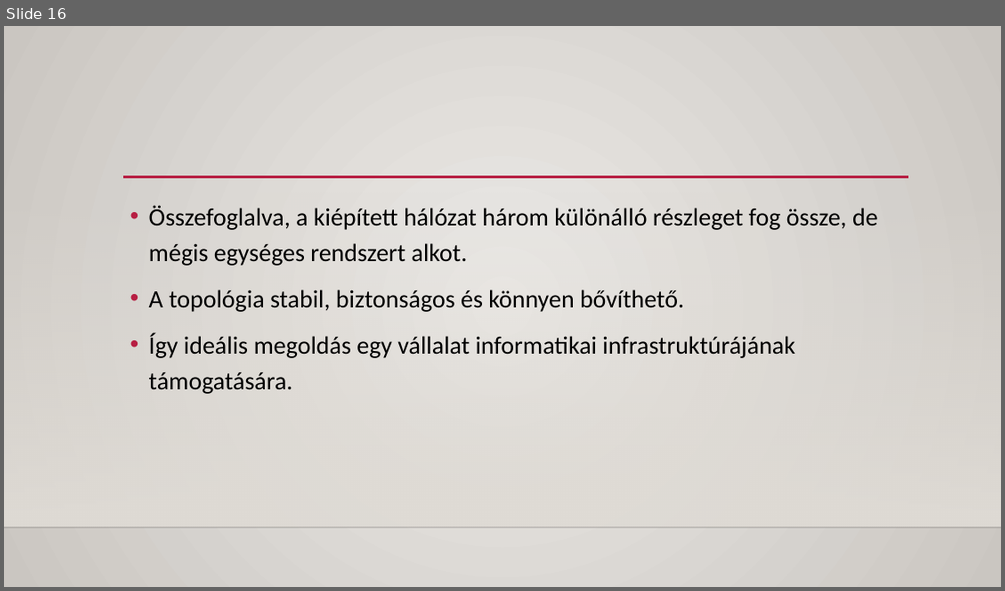
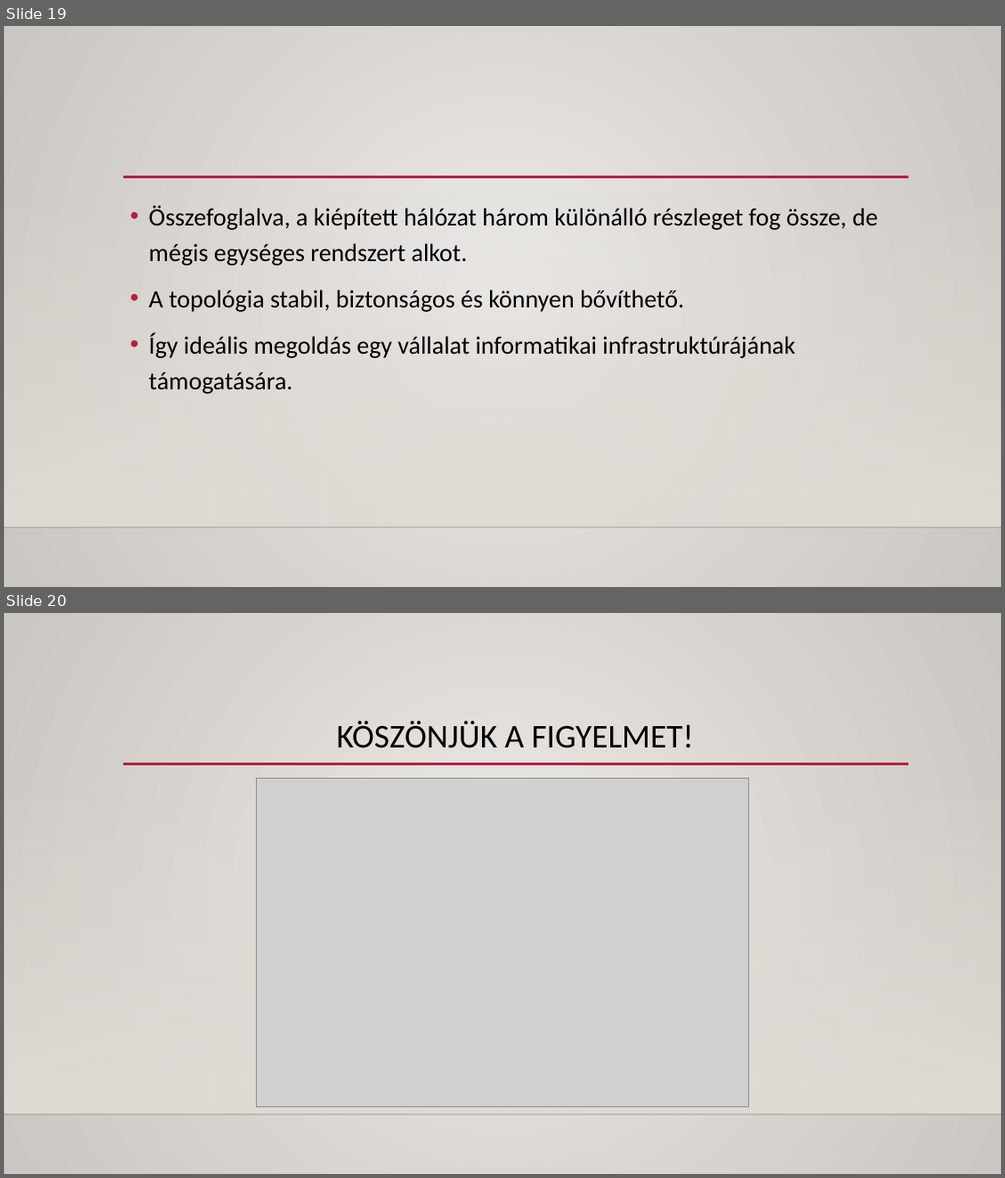
Before and after one commit to Ozen116/Ozen, a slide deck: NETCORE SOLUTION KFT.pptx. Shown one above the other, each under a label of ours: slide 16 before the commit, slides 19 and 20 after it. The pictures are 1005x591 and 1005x1178 pixels, drawn with LibreOffice and Linux fonts; fonts in the diff are those of the drawing; grey boxes stand for pictures; background and template pictures are left out. Boxes give left, top, right and bottom in pixels: in the first picture for what was removed or moved away, otherwise in the second. Text is boxed around its words. In the diff, an @@ line names an element or a change of style, - is before the commit and + after.

```diff
--- a/NETCORE SOLUTION KFT.pptx
+++ b/NETCORE SOLUTION KFT.pptx
@@ slide 20 added at (4, 613, 1001, 1174), background gradient #ECEAE7 to #CAC7C1; not listed: 3 template elements that a slide beside it also shows @@
@@ title added at (337, 721, 694, 748), 32 pt, text #000000 @@
+KÖSZÖNJÜK A FIGYELMET!
@@ picture added at (256, 778, 749, 1106) @@
@@ what was slide 16 is now slide 19 @@
```
Also in this commit, not shown: 6 slides changed, 3 other slides added.
